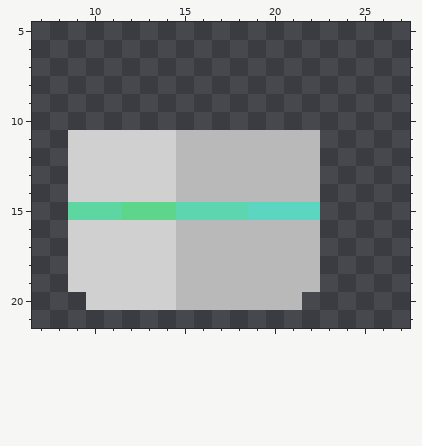
Pixel-art sprite, stored at Resources/Textures/_Umbra/Objects/Misc/ringBox.rsi/icon-open.png. Above is the file before it was changed.
The file is 32x32 pixels. Colours within 5 levels of each other are drawn and written as one. Shown: x 7..27, y 5..21.
After the commit:
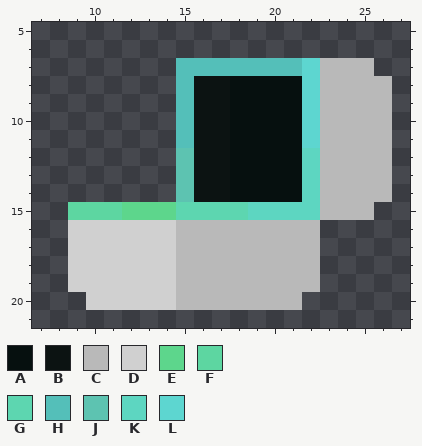
Palette (. is transparent): A #06100f  B #0c1312  C #b9b9b9  D #d0d0d0  E #5dd68c  F #5dd6a1  G #5dd6b0  H #54bfb9  J #5dc3b1  K #5dd6c1  L #5dd6d0
The edit:
The edit adds colour A in rows 8 to 10 at x 18 to 21.
Colour C gives way to colour A in rows 11 to 14 at x 18 to 21.
The edit adds colour B in rows 8 to 10 at x 16 to 17.
Colour C gives way to colour B in rows 11 to 14 at x 16 to 17.
The edit adds colour C in row 7 at x 23 to 25; in rows 8 to 14 at x 23 to 26; in row 15 at x 23 to 25.
The edit adds colour H in row 7 at x 15 to 21; in rows 8 to 10 at x 15.
Colour C gives way to colour H in row 11 at x 15.
Colour C gives way to colour J in rows 12 to 14 at x 15.
Colour C gives way to colour K in rows 12 to 14 at x 22.
The edit adds colour L in rows 7 to 10 at x 22.
Colour C gives way to colour L in row 11 at x 22.
Colour D is removed in rows 11 to 14 at x 9 to 14.
